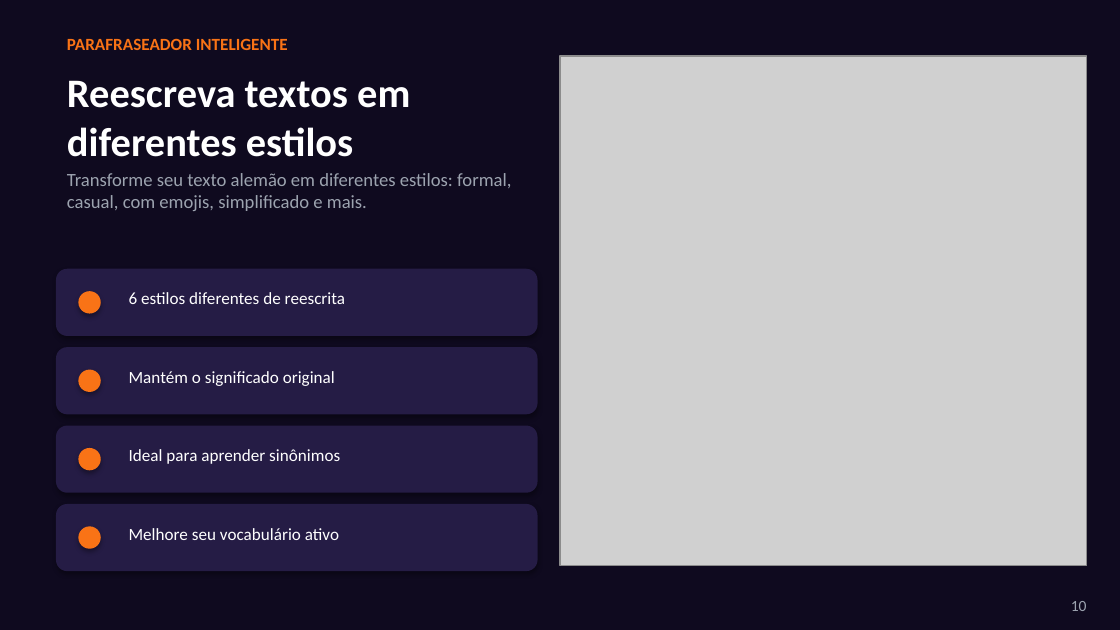
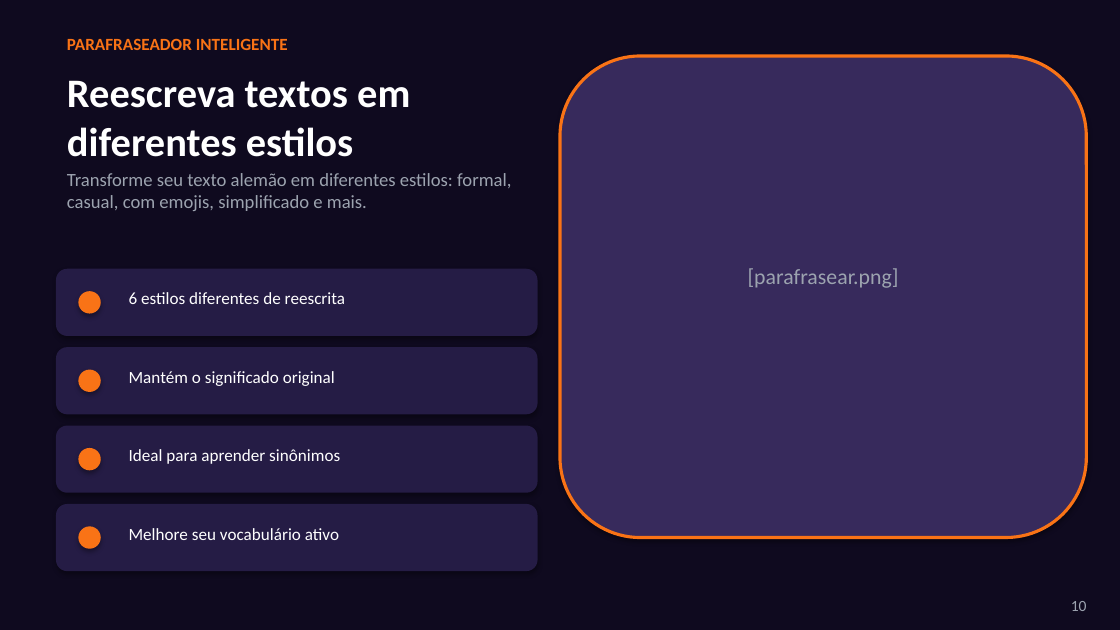
Before and after one commit to ImmoNeural/Correctmemycleverbot, a slide deck: slide 10 of CorrectMe_Apresentacao.pptx. Drawn at 1120x630 pixels with LibreOffice and Linux fonts; fonts in the diff are those of the drawing; grey boxes stand for pictures. Boxes give left, top, right and bottom in pixels: in the first picture for what was removed or moved away, otherwise in the second. Text is boxed around its words. In the diff, an @@ line names an element or a change of style, - is before the commit and + after.

```diff
--- a/CorrectMe_Apresentacao.pptx
+++ b/CorrectMe_Apresentacao.pptx
@@ picture removed at [560,56,1086,566] @@
@@ rounded rectangle added at [560,56,1086,538], fill #372A5C, outline #F97316 2 pt @@
@@ text added at [748,268,899,288], 14 pt, text #9CA3AF @@
+[parafrasear.png]
```
Also in this commit, not shown: 6 other slides changed, 2 slides added, 2 other files.
